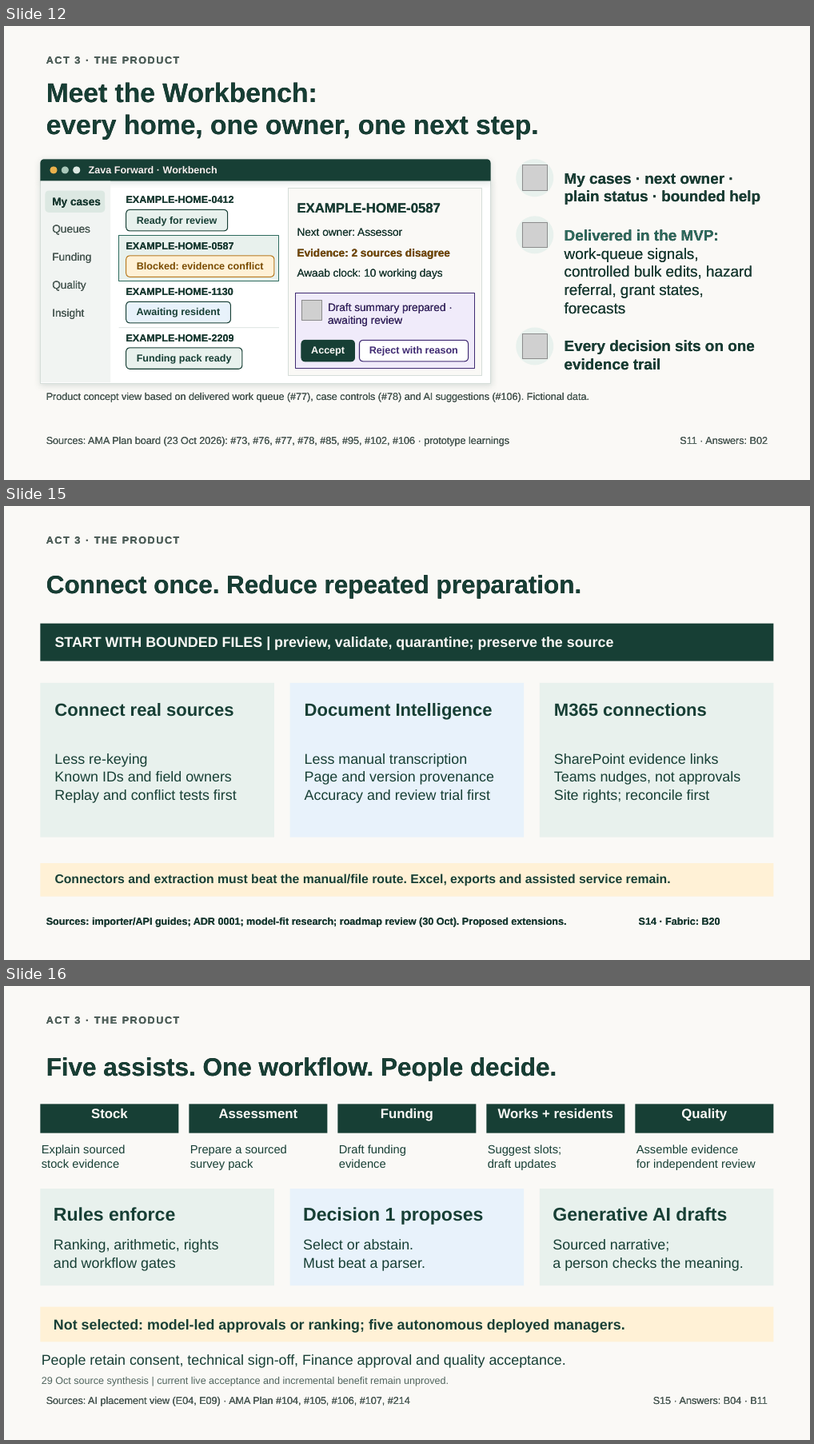
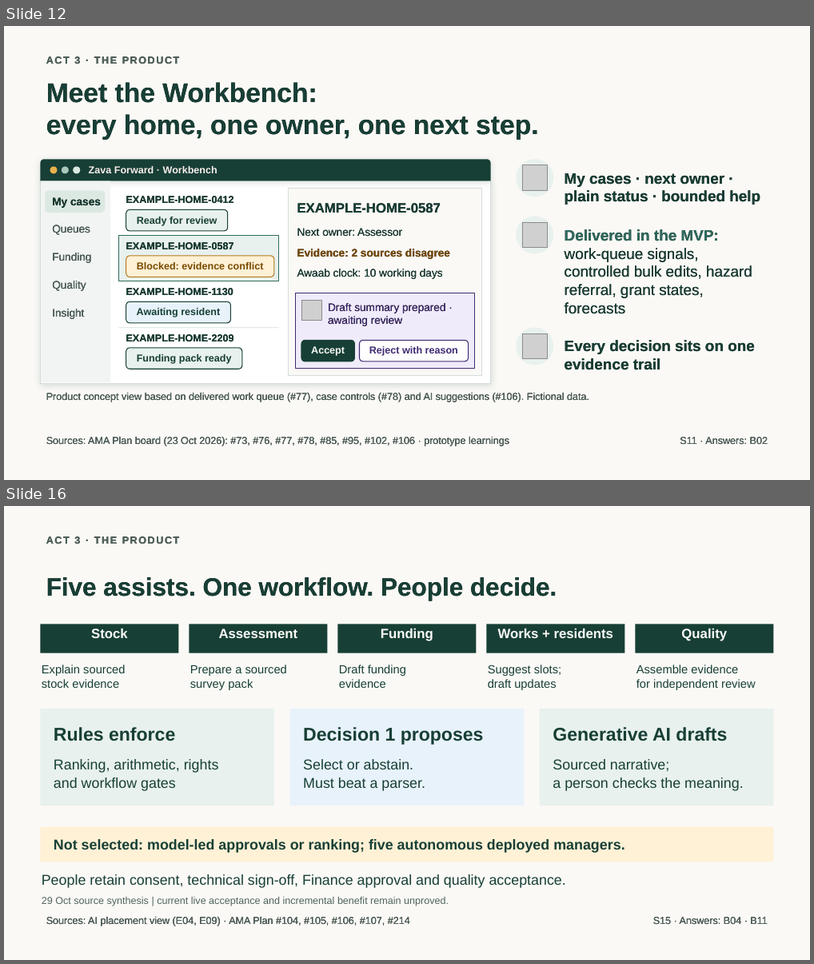
Before and after one commit to jmservera/ama, a slide deck: docs/capstone/deck/zava-forward-cowork-v2-draft.pptx. Shown one above the other, each under a label of ours: slides 12, 15 and 16 before the commit, slides 12 and 16 after it; the slides between them are not shown. The pictures are 814x1444 and 814x964 pixels, drawn with LibreOffice and Linux fonts; fonts in the diff are those of the drawing; grey boxes stand for pictures. Boxes give left, top, right and bottom in pixels: in the first picture for what was removed or moved away, otherwise in the second. Text is boxed around its words. In the diff, an @@ line names an element or a change of style, - is before the commit and + after.

```diff
--- a/docs/capstone/deck/zava-forward-cowork-v2-draft.pptx
+++ b/docs/capstone/deck/zava-forward-cowork-v2-draft.pptx
@@ slide 15 removed at box(4, 506, 810, 960), background #FAF9F6 @@
@@ text removed at box(46, 536, 180, 546) @@
-ACT 3 · THE PRODUCT
@@ text removed at box(46, 575, 582, 598) @@
-Connect once. Reduce repeated preparation.
@@ rectangle removed at box(40, 624, 774, 661) @@
@@ text removed at box(55, 636, 614, 650) @@
-START WITH BOUNDED FILES | preview, validate, quarantine; preserve the source
@@ rectangle removed at box(40, 683, 274, 837) @@
@@ rectangle removed at box(290, 683, 524, 837) @@
@@ rectangle removed at box(540, 683, 774, 837) @@
@@ text removed at box(54, 703, 234, 716) @@
-Connect real sources
@@ text removed at box(305, 703, 493, 720) @@
-Document Intelligence
@@ text removed at box(554, 703, 707, 716) @@
-M365 connections
@@ text removed at box(54, 753, 237, 803) @@
-Less re-keying
-Known IDs and field owners
-Replay and conflict tests first
@@ text removed at box(305, 753, 494, 803) @@
-Less manual transcription
-Page and version provenance
-Accuracy and review trial first
@@ text removed at box(554, 753, 741, 803) @@
-SharePoint evidence links
-Teams nudges, not approvals
-Site rights; reconcile first
@@ rectangle removed at box(40, 863, 774, 896) @@
@@ text removed at box(55, 873, 671, 886) @@
-Connectors and extraction must beat the manual/file route. Excel, exports and assisted service remain.
@@ text removed at box(46, 916, 566, 927) @@
-Sources: importer/API guides; ADR 0001; model-fit research; roadmap review (30 Oct). Proposed extensions.
@@ text removed at box(639, 916, 721, 925) @@
-S14 · Fabric: B20
```
Also in this commit, not shown: 3 slides changed, 4 slides added, 3 other slides removed, 23 other files.
